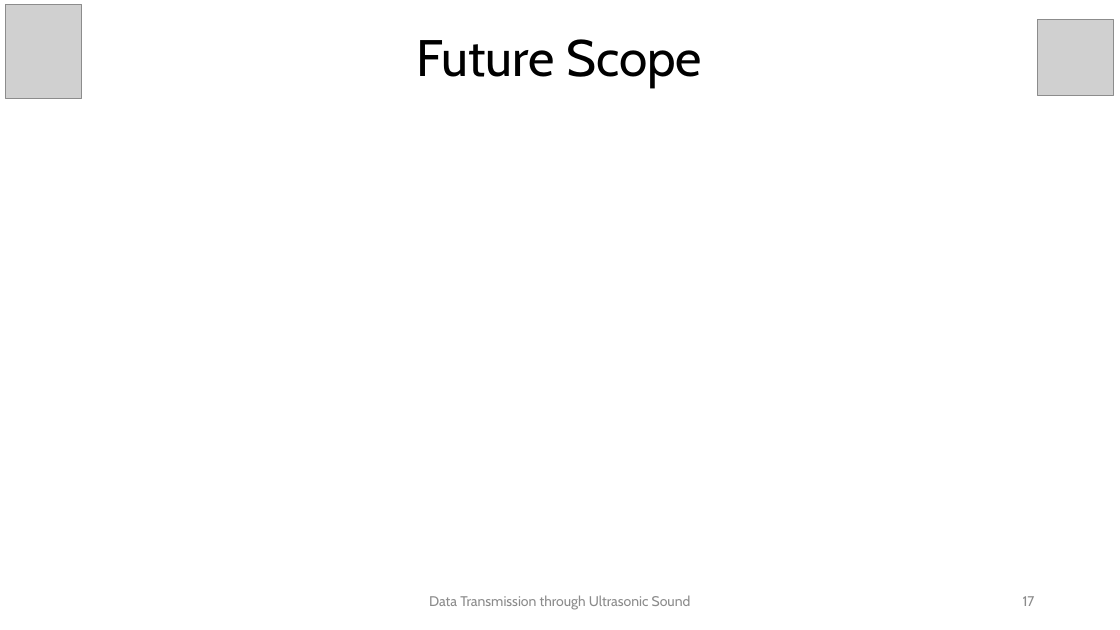
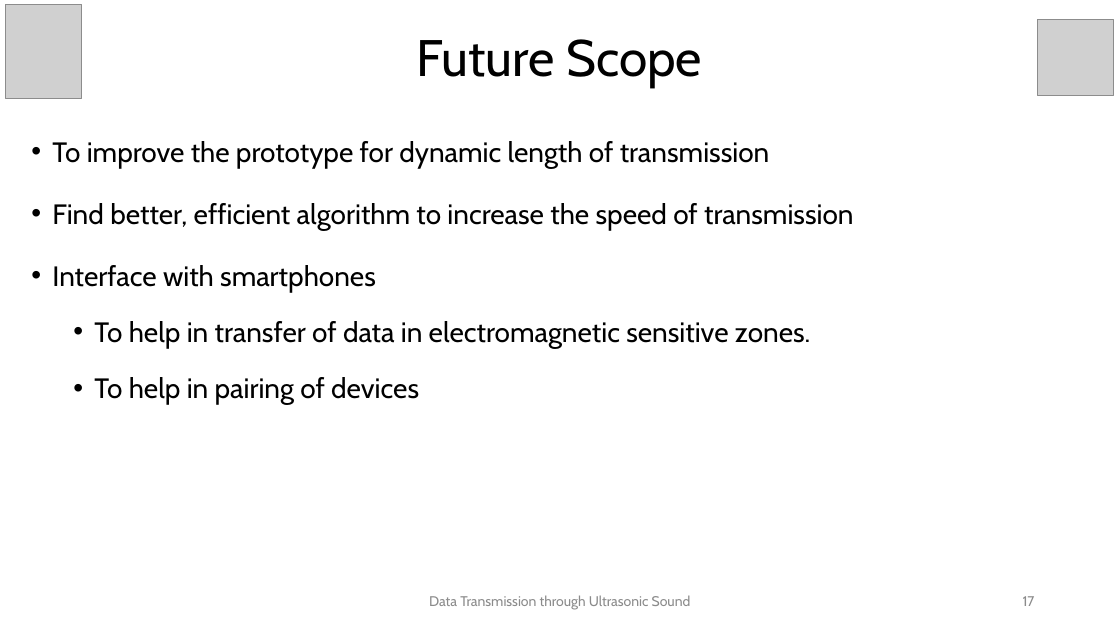
Before and after one commit to karthik-k-bhat/Ultrasonic-Data-Transfer, a slide deck: slide 17 of PESU_E&C_4th_Sem_data_transfer_with_ultrasonic v2.pptx. Drawn at 1120x630 pixels with LibreOffice and Linux fonts; fonts in the diff are those of the drawing; grey boxes stand for pictures. Boxes give left, top, right and bottom in pixels: in the first picture for what was removed or moved away, otherwise in the second. Text is boxed around its words. In the diff, an @@ line names an element or a change of style, - is before the commit and + after.

```diff
--- a/PESU_E&C_4th_Sem_data_transfer_with_ultrasonic v2.pptx
+++ b/PESU_E&C_4th_Sem_data_transfer_with_ultrasonic v2.pptx
@@ text added at (52, 141, 854, 405), 24 pt, text #000000 @@
+• To improve the prototype for dynamic length of transmission
+• Find better, efficient algorithm to increase the speed of transmission
+• Interface with smartphones
+  • To help in transfer of data in electromagnetic sensitive zones.
+  • To help in pairing of devices
```
Also in this commit, not shown: 9 other slides changed, 4 other files.
